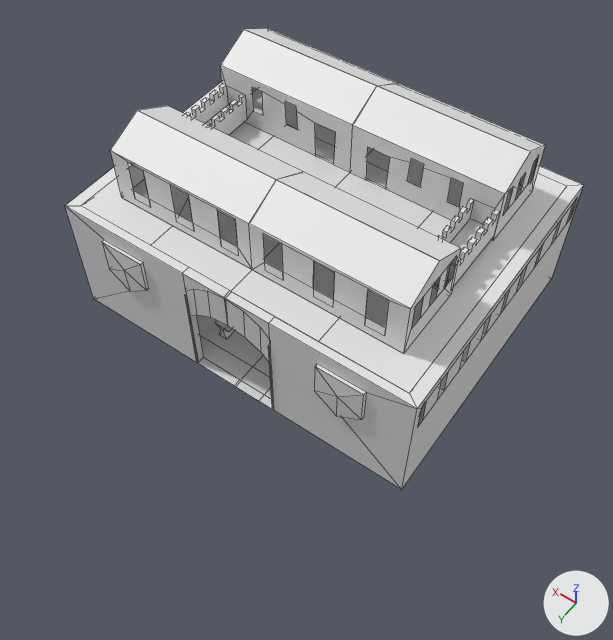
Before and after pictures for a commit that changed the Blender file ABaseGame/assets/Models/buildings/Bergdorf/Unfertige Modelle/Haupthaus.blend.
Before and after are seen from a 50 mm lens placed at (-18.0, 23.7, 37.0), pointed at (-3.8, 3.8, 5.8). The lights are fixed; the arrows at lower right show +X, +Y and +Z. Mesh edges are drawn as thin lines.

Names of what the first picture shows: 'Kreis'.
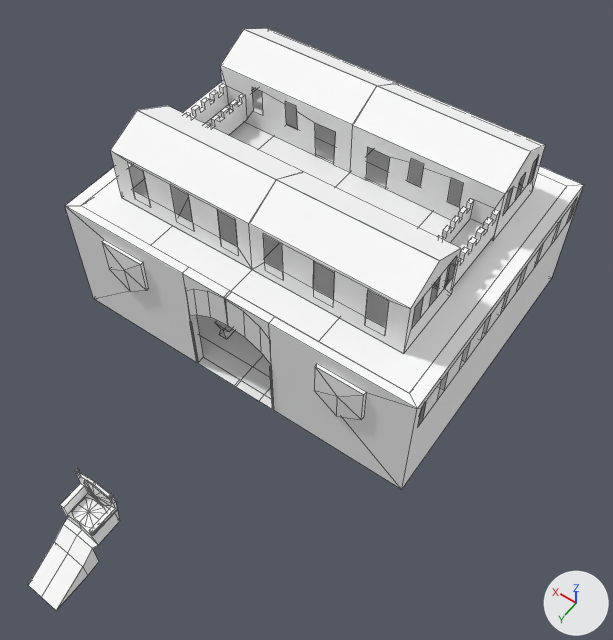
Location of each change, (x1, y1, x2, y2) in pixels of the pictures (613 x 640 px; the box of a moved part takes in the faces that stretch with it):
'Kreis', reshaped (7% wider, 26% taller): before (65, 28, 584, 489); after (28, 28, 584, 611)
part 1 of me_kreis_005, built on: after (28, 471, 120, 611)
part 2 of me_kreis_005, moved or reshaped: before (185, 294, 273, 408); after (190, 321, 273, 408)
part 3 of me_kreis_005, recoloured: (65, 28, 584, 489) in both

Edits to the bpy script that builds the scene:
```text
Add mat_material:
    mat_material = diffuse_material('Material')
    mat_material.base_color = (1.0, 1.0, 1.0)  # white #ffffff
Change me_kreis_005:
    used by ob_kreis; location = (-1.09, -3.89, 4.66); rotation_euler = (-0.000285, -0.021, -3.698), in degrees (0, -1.2, -212); scale = (1.65, 1.82, 1.18)
    remove me_kreis_005.from_pydata(...)  # 1071 vertices, 556 faces, 2 loose edges; spans x -7.0..8.4, y -7.7..5.6, z -3.5..6.3
    add me_kreis_005.from_pydata(...)  # 1213 vertices, 760 faces, 4 loose edges; spans x -7.0..8.4, y -11.2..5.6, z -3.5..6.3
    me_kreis_005 part 1
    67 vertices are removed from x -2.4..1.6, y -7.0..0.6, z -3.3..0.2
    54 faces are deleted
    2 loose edges are deleted
    125 vertices are added at x 5.6..8.0, y -11.2..-8.6, z -3.5..-0.2
    4 loose edges are added
    98 new faces join them
    me_kreis_005 part 2
    32 vertices in x 2.0, y -5.5, z 1.4 move by (0.0, 0.0, -1.7)
    32 vertices in x 4.5, y -4.1..-4.0, z 1.2 move by (0.0, 0.0, -1.4)
    me_kreis_005 part 3: 502 faces spanning x -7.0..8.4, y -7.6..5.6, z -3.5..6.3 switch from no material to mat_material (white #ffffff)
```
